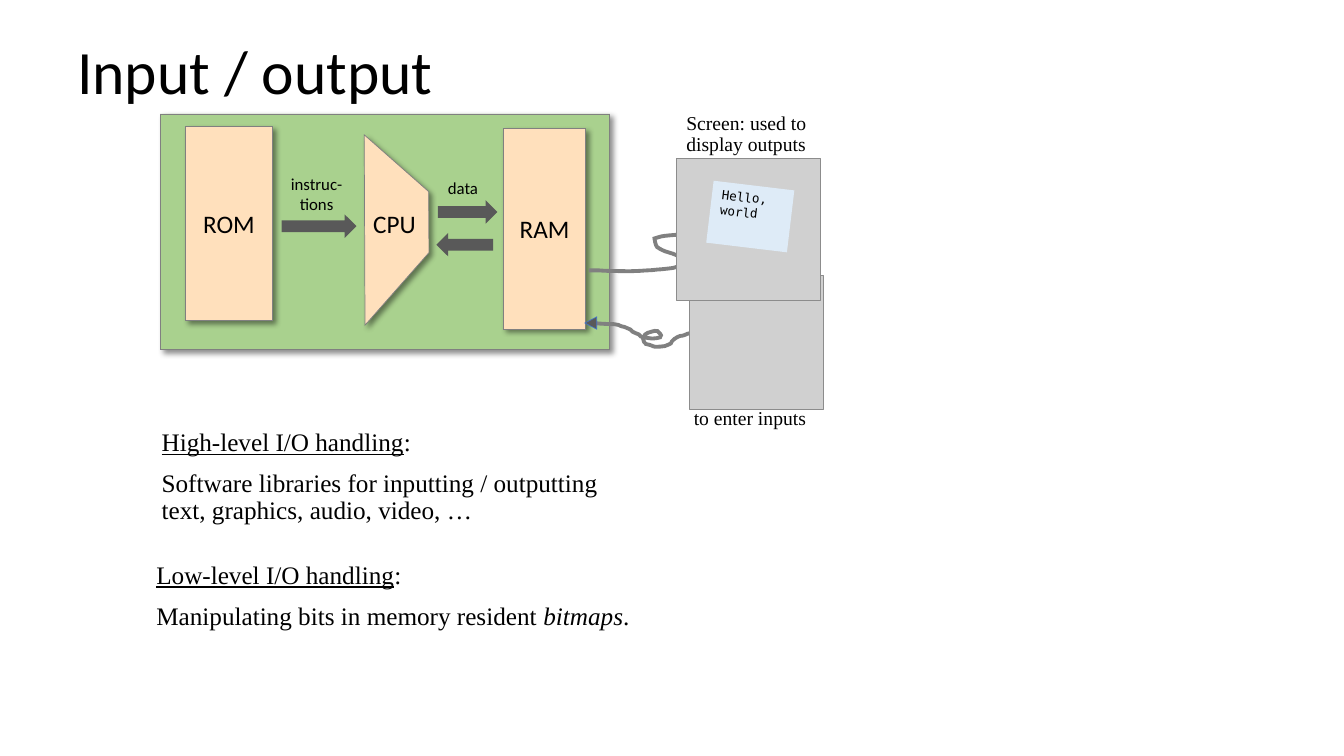
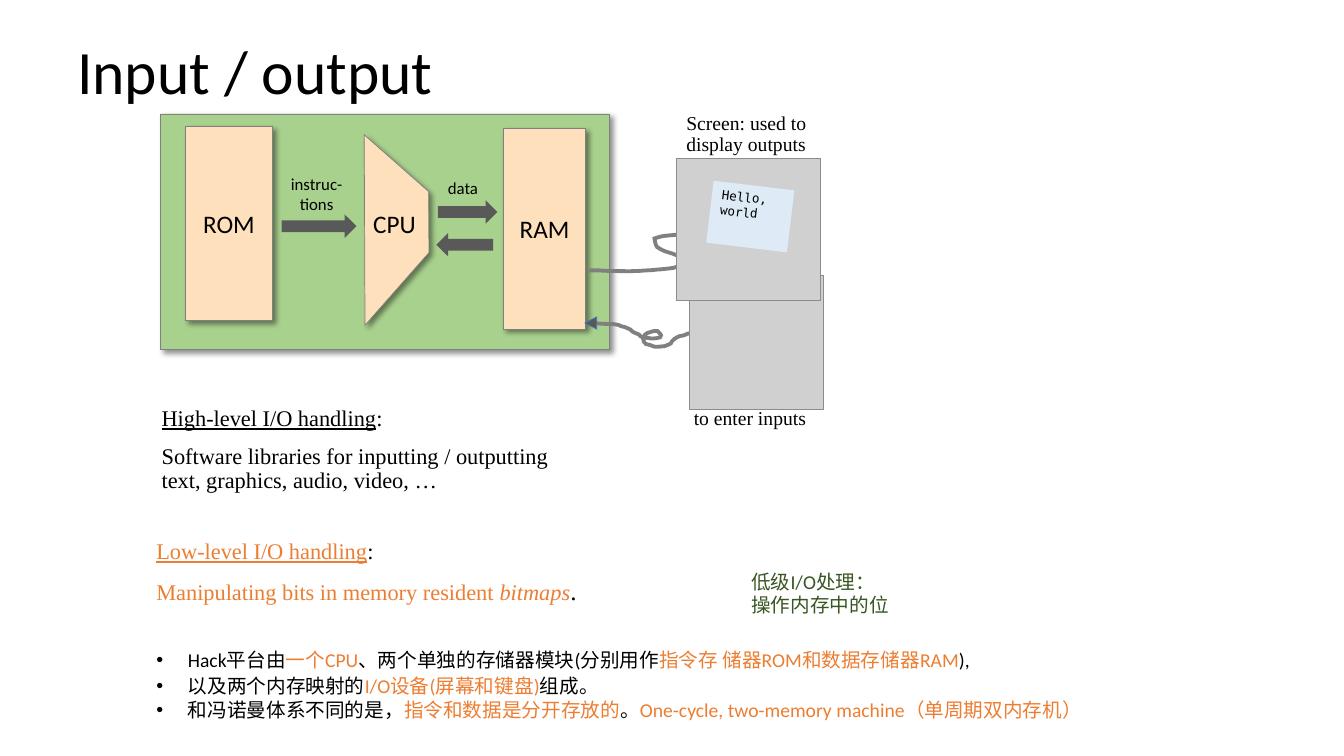
Before and after one commit to vcboy1/Leeds, a slide deck: slide 4 of 26fall/1860/Lecture/Week1.9/Lec 1.9.1 Memory II.pptx. Drawn at 1344x756 pixels with LibreOffice and Linux fonts; fonts in the diff are those of the drawing; grey boxes stand for pictures. Boxes give left, top, right and bottom in pixels: in the first picture for what was removed or moved away, otherwise in the second. Text is boxed around its words. In the diff, an @@ line names an element or a change of style, - is before the commit and + after.

```diff
--- a/26fall/1860/Lecture/Week1.9/Lec 1.9.1 Memory II.pptx
+++ b/26fall/1860/Lecture/Week1.9/Lec 1.9.1 Memory II.pptx
@@ text "High-level I/O handling:": place and size @@
-text "High-level I/O handling:" at (162, 433, 597, 525)
+text "High-level I/O handling:" at (162, 410, 548, 493)
@@ text "High-level I/O handling:" at (162, 410, 548, 493): size 18 to 16 pt @@
@@ text "Low-level I/O handling:": place and size @@
-text "Low-level I/O handling:" at (156, 566, 629, 631)
+text "Low-level I/O handling:" at (156, 543, 571, 605)
@@ text "Low-level I/O handling:" at (156, 543, 571, 605): size 18 to 16 pt, text colour #000000 to #ED7D31 @@
@@ text added at (751, 572, 888, 614), 14 pt, text #385723 @@
+低级I/O处理：
+操作内存中的位
@@ text added at (188, 650, 1081, 720), 14 pt, text #ED7D31 @@
+• Hack平台由一个CPU、两个单独的存储器模块(分别用作指令存 储器ROM和数据存储器RAM),
+• 以及两个内存映射的I/O设备(屏幕和键盘)组成。
+• 和冯诺曼体系不同的是，指令和数据是分开存放的。One-cycle, two-memory machine（单周期双内存机）
```
Also in this commit, not shown: 22 other slides changed, 2 slides removed, 3 other files.
